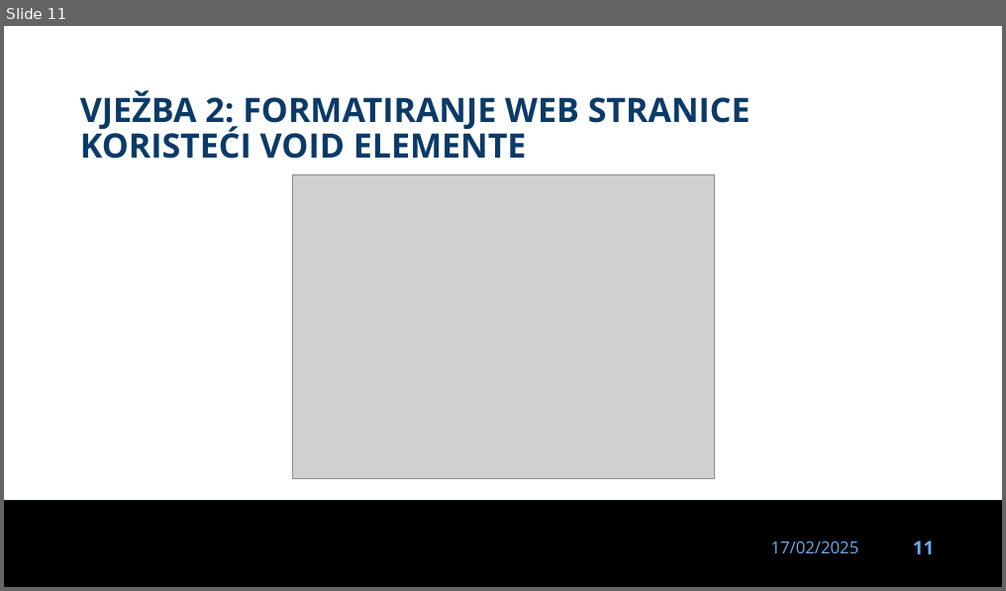
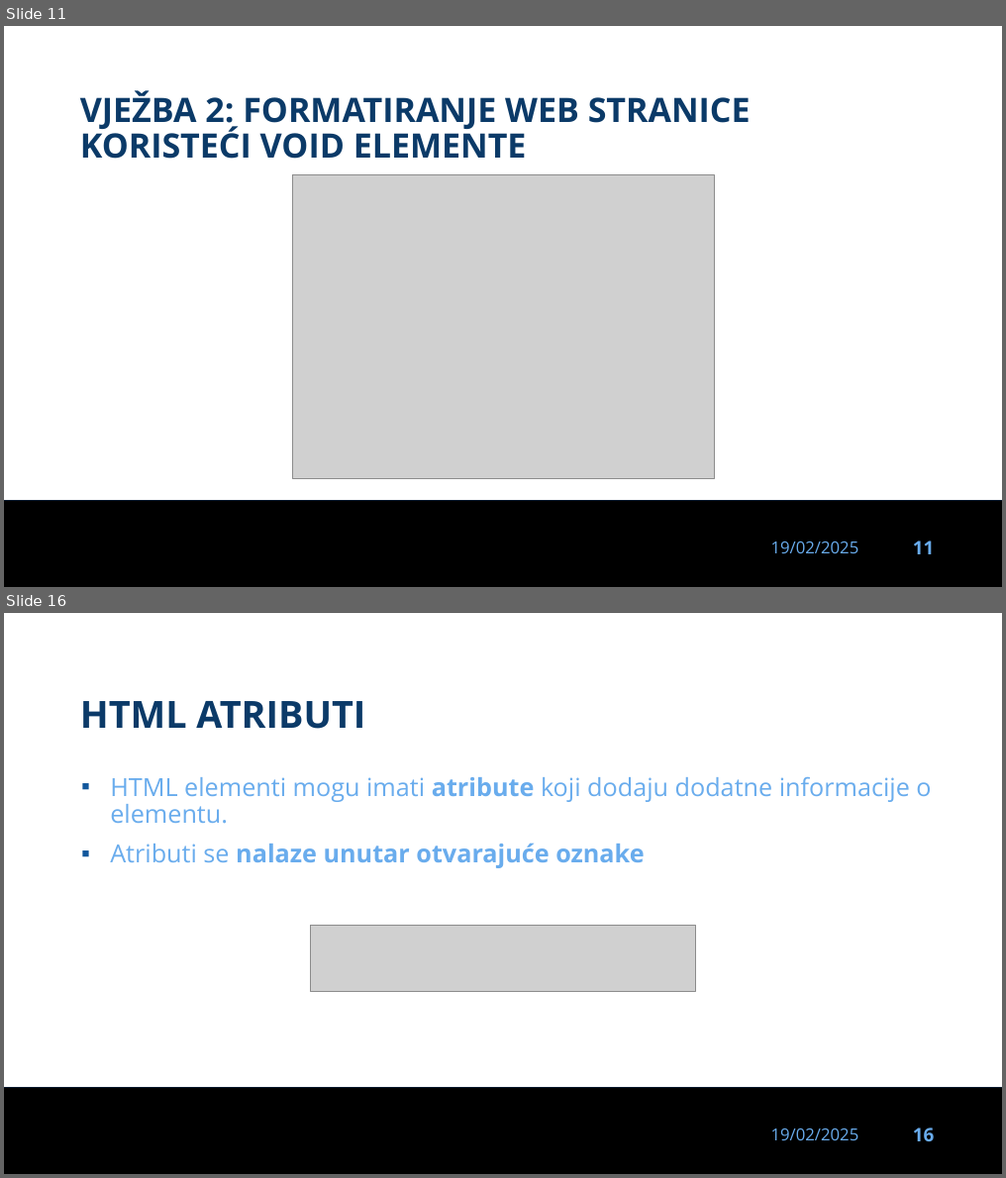
Before and after one commit to dinoDuvnjak/CTK, a slide deck: Bootcamp/dan-22-html-css/dan-22-html-css.pptx. Shown one above the other, each under a label of ours: slide 11 before the commit, slides 11 and 16 after it; the slides between them are not shown. The pictures are 1006x591 and 1006x1178 pixels, drawn with LibreOffice and Linux fonts; fonts in the diff are those of the drawing; grey boxes stand for pictures; background and template pictures are left out. Boxes give left, top, right and bottom in pixels: in the first picture for what was removed or moved away, otherwise in the second. Text is boxed around its words. In the diff, an @@ line names an element or a change of style, - is before the commit and + after.

Commit message:
html attributes

```diff
--- a/Bootcamp/dan-22-html-css/dan-22-html-css.pptx
+++ b/Bootcamp/dan-22-html-css/dan-22-html-css.pptx
@@ slide 16 added at (x1=4, y1=613, x2=1002, y2=1174), background #FFFFFF; not listed: 3 template elements that a slide beside it also shows @@
@@ title added at (x1=80, y1=701, x2=365, y2=729), 36 pt, text #0B3A68, bold @@
+HTML ATRIBUTI
@@ text added at (x1=110, y1=777, x2=931, y2=868), 24 pt, text #69ACED @@
+▪ HTML elementi mogu imati atribute koji dodaju dodatne informacije o elementu.
+▪ Atributi se nalaze unutar otvarajuće oznake
@@ picture added at (x1=311, y1=925, x2=696, y2=991) @@
@@ slide 11 changed as well @@
@@ text at (x1=771, y1=542, x2=859, y2=554): text changed @@
-17/02/2025
+19/02/2025
```
Also in this commit, not shown: 10 other slides changed, 11 other slides added, 9 slides removed, 3 other files.
